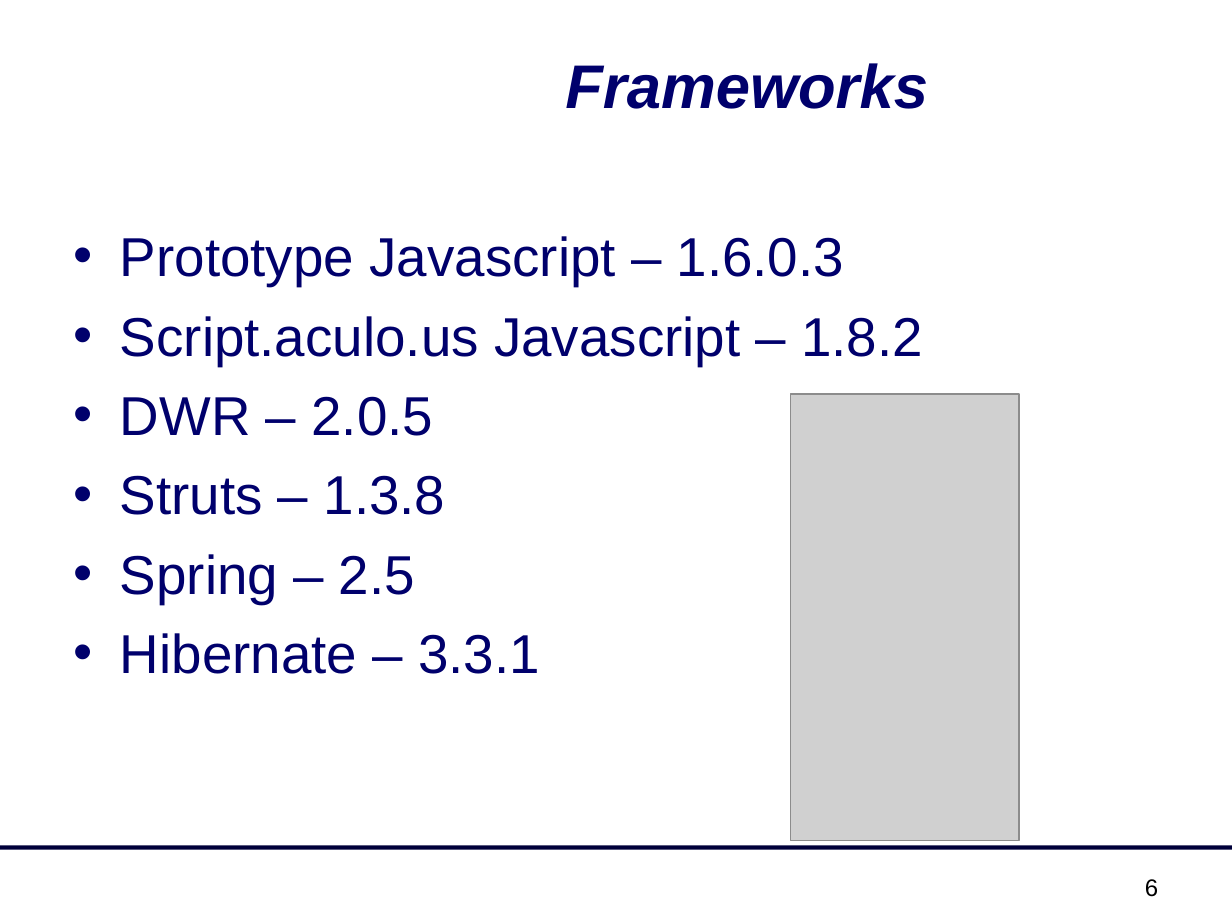
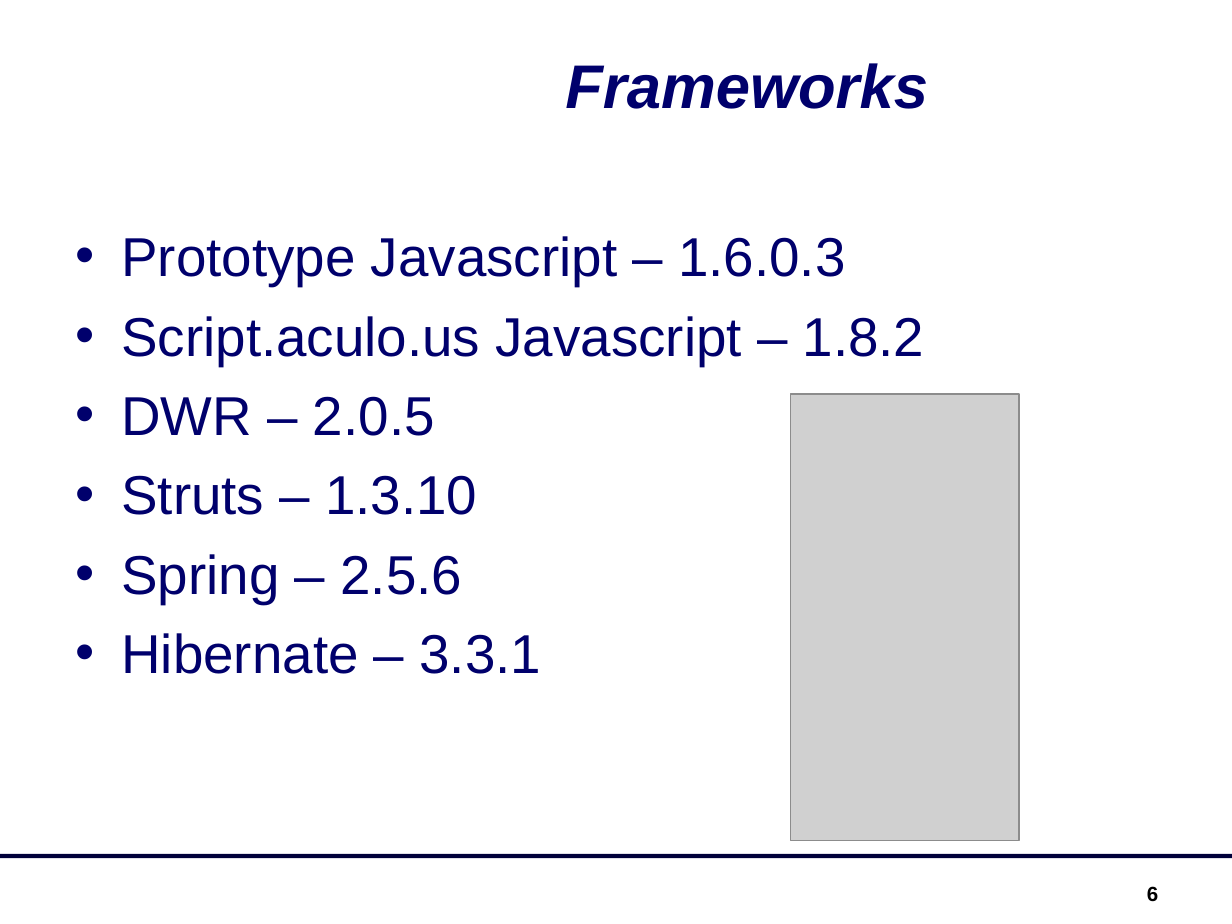
Before and after one commit to joaolce/sisgestor, a slide deck: slide 6 of documentacao/SisGestor_Apresentação.ppt. Drawn at 1232x924 pixels with LibreOffice and Linux fonts; fonts in the diff are those of the drawing; grey boxes stand for pictures; background and template pictures are left out. Boxes give left, top, right and bottom in pixels: in the first picture for what was removed or moved away, otherwise in the second. Text is boxed around its words. In the diff, an @@ line names an element or a change of style, - is before the commit and + after.

Commit message:
atualização da versão do struts e spring

```diff
--- a/documentacao/SisGestor_Apresentação.ppt
+++ b/documentacao/SisGestor_Apresentação.ppt
@@ text at [121, 475, 477, 604]: text changed @@
-• Struts – 1.3.8
-• Spring – 2.5
+• Struts – 1.3.10
+• Spring – 2.5.6
@@ line moved from (0, 848) - (1232, 848) to (0, 856) - (1232, 856) @@
@@ page number: place and size @@
-page number at [1145, 879, 1158, 897]
+page number at [1147, 886, 1158, 901]
@@ page number at [1147, 886, 1158, 901]: size 14 to 12 pt, bold on @@
```
Also in this commit, not shown: 10 other slides changed, 28 other files.
